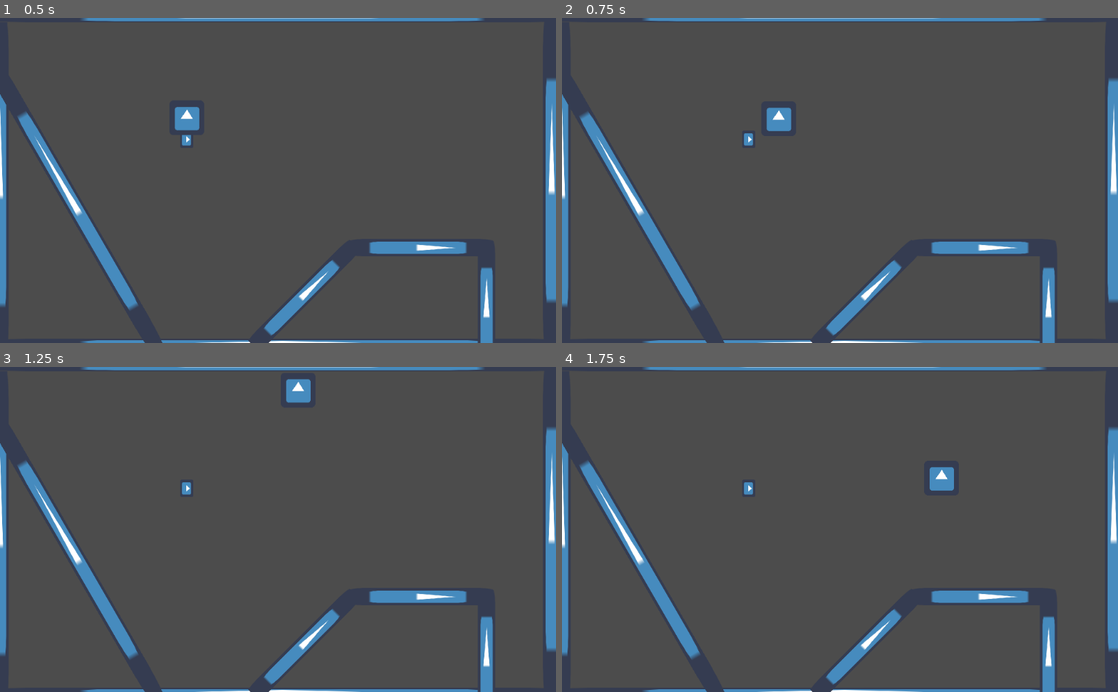
Above: before the commit, frames 1-4 (two rows, left to right).
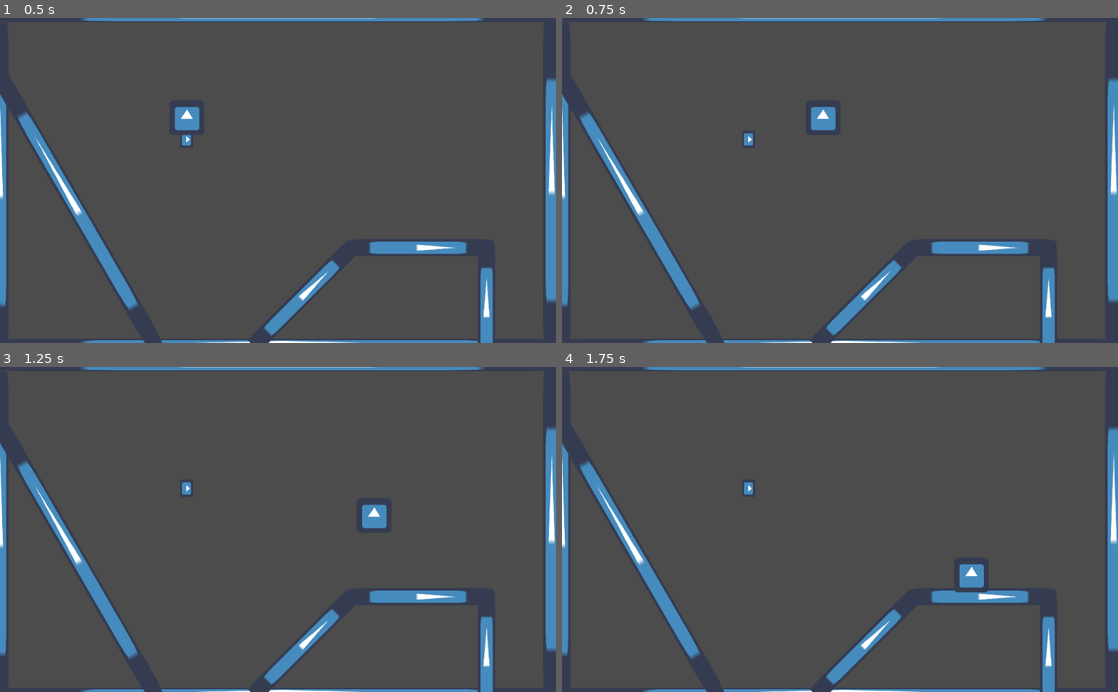
Above: after the commit, the same moments.

Repository: Praqma/GodotDevOps
Game: Godot game, scene res://Main.tscn
Same seed, same stepped clock (60 frames per second), same inputs: the game is played once before the commit and once after it. The engine's default icon, where the game draws it, is replaced by a stand-in: a white triangle on a blue panel in a dark square.
Inputs (mouse positions are in pixels of both pictures, inside the frame that each line leads up to):
- Up to frame 1 (0.5 s): no input
- Up to frame 2 (0.75 s): tap Enter at 0.5 s; move the mouse to (962, 164) at 0.52 s; hold D (move_right) from 0.53 s (still down); tap Shift (dash) at 0.6 s; click (962, 164) at 0.67 s
- Up to frame 3 (1.25 s): keep holding D (move_right); tap Space (jump) at 0.77 s
- Up to frame 4 (1.75 s): release D (move_right) at 1.25 s; drag from (728, 545) to (812, 594) at 1.27 s

Frame 1 is identical in both runs. In frame 2, 0.6% of the frame differs, in the area x 36-50%, y 27-35%; in frame 3, 0.7%; in frame 4, 0.7%, in the area x 66-77%, y 30-70%.

Commit message:
Add dashing timer and movement
WIP #9

Diff:
--- a/Player.tscn
+++ b/Player.tscn
@@ -14,3 +14,5 @@
 
 [node name="CollisionShape2D" type="CollisionShape2D" parent="."]
 shape = SubResource( 1 )
+
+[node name="dash_timer" type="Timer" parent="."]
--- a/PlayerController.gd
+++ b/PlayerController.gd
@@ -8,6 +8,8 @@
 export var slopeSlideThreshold := 50.0
 export var maxJumpCount := 2
 export var maxDashCount := 2
+export var dashLength := 0.2
+export var dashSpeed := 1000
 
 var snap := false
 var moveInput := Vector2.ZERO
@@ -15,6 +17,8 @@
 var moveSpeed := 300.0 setget set_moveSpeed, get_moveSpeed
 var jumpCount := 1 setget set_jumpCount, get_jumpCount
 var dashCount
+var isDashing = false
+var dashDirection
 
 func set_jumpCount(value : int):
 	jumpCount = max(value, 0)
@@ -40,21 +44,34 @@
 func get_jumpForce() -> float:
 	return jumpForce
 
+func dash_timer_timeout():
+	isDashing = false
+
 func _ready():
 	jumpCount = maxJumpCount
 	dashCount = maxDashCount
+	$dash_timer.connect("timeout", self, "dash_timer_timeout")
 
 func _process(delta):
 	moveInput.x = Input.get_action_strength("move_right") - Input.get_action_strength("move_left")
+	moveInput.y =  Input.get_action_strength("move_down") - Input.get_action_strength("move_up")
 
 	if Input.is_action_just_pressed("jump") and ((snap and is_on_floor()) or jumpCount > 0):
 		jump()
+	if Input.is_action_just_pressed("dash") and dashCount > 0:
+		dash()
 
 func _physics_process(delta):
 	calculate_velocity(delta)
 
-	var snapVector = Vector2.DOWN * snapLength if snap else Vector2()
-	velocity = move_and_slide_with_snap(velocity, snapVector, Vector2.UP, true, 4, deg2rad(slopeSlideThreshold))
+#	if is_on_floor() or is_on_wall() or is_on_ceiling():
+#		isDashing = false
+
+	if(isDashing):
+		velocity = move_and_slide(dashDirection, Vector2.UP)
+	else:
+		var snapVector = Vector2.DOWN * snapLength if snap else Vector2()
+		velocity = move_and_slide_with_snap(velocity, snapVector, Vector2.UP, true, 4, deg2rad(slopeSlideThreshold))
 
 	if is_on_floor() and (Input.is_action_just_released("move_right") or Input.is_action_just_released("move_left")):
 		velocity.y = 0
@@ -77,6 +94,10 @@
 func dash():
 	if dashCount <= 0:
 		return
+	isDashing = true
+	$dash_timer.start(dashLength)
+	dashDirection = moveInput * dashSpeed
+	snap = false
 	dashCount -= 1
 
 func land():
